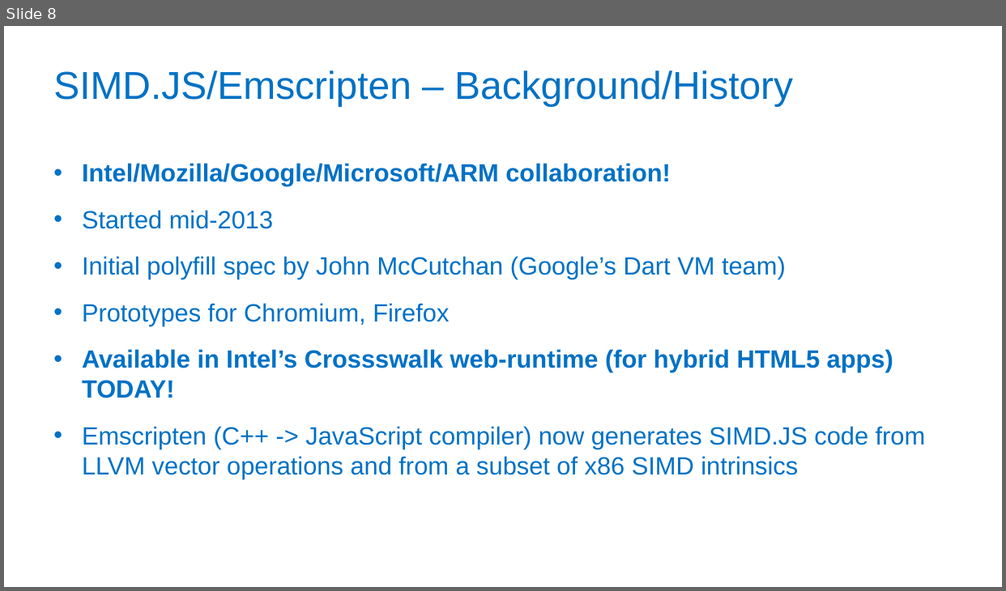
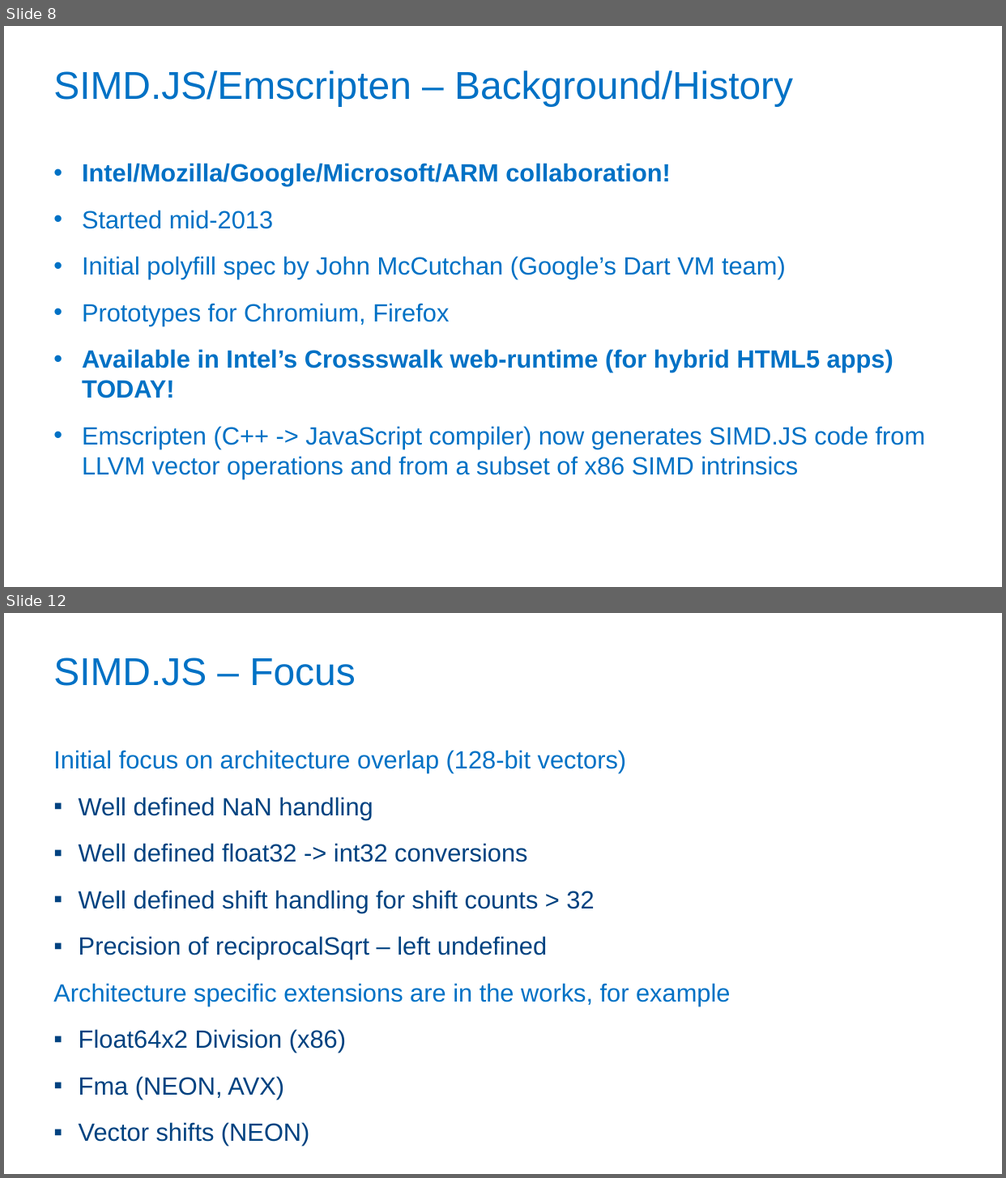
Before and after one commit to PeterJensen/wpmvp2015, a slide deck: simdjs-presentation.pptx. Shown one above the other, each under a label of ours: slide 8 before the commit, slides 8 and 12 after it; the slides between them are not shown. The pictures are 1006x591 and 1006x1178 pixels, drawn with LibreOffice and Linux fonts; fonts in the diff are those of the drawing; background and template pictures are left out. Boxes give left, top, right and bottom in pixels: in the first picture for what was removed or moved away, otherwise in the second. Text is boxed around its words. In the diff, an @@ line names an element or a change of style, - is before the commit and + after.

```diff
--- a/simdjs-presentation.pptx
+++ b/simdjs-presentation.pptx
@@ slide 12 added at box(4, 613, 1002, 1174), background #FFFFFF @@
@@ title added at box(53, 658, 355, 686), 37.3 pt, text #0071C5 @@
+SIMD.JS – Focus
@@ text added at box(53, 750, 730, 1099), 24 pt, text #004280 @@
+Initial focus on architecture overlap (128-bit vectors)
+  ▪ Well defined NaN handling
+  ▪ Well defined float32 -> int32 conversions
+  ▪ Well defined shift handling for shift counts > 32
+  ▪ Precision of reciprocalSqrt – left undefined
+Architecture specific extensions are in the works, for example
+  ▪ Float64x2 Division (x86)
+  ▪ Fma (NEON, AVX)
+  ▪ Vector shifts (NEON)
```
Also in this commit, not shown: 3 other slides added.
